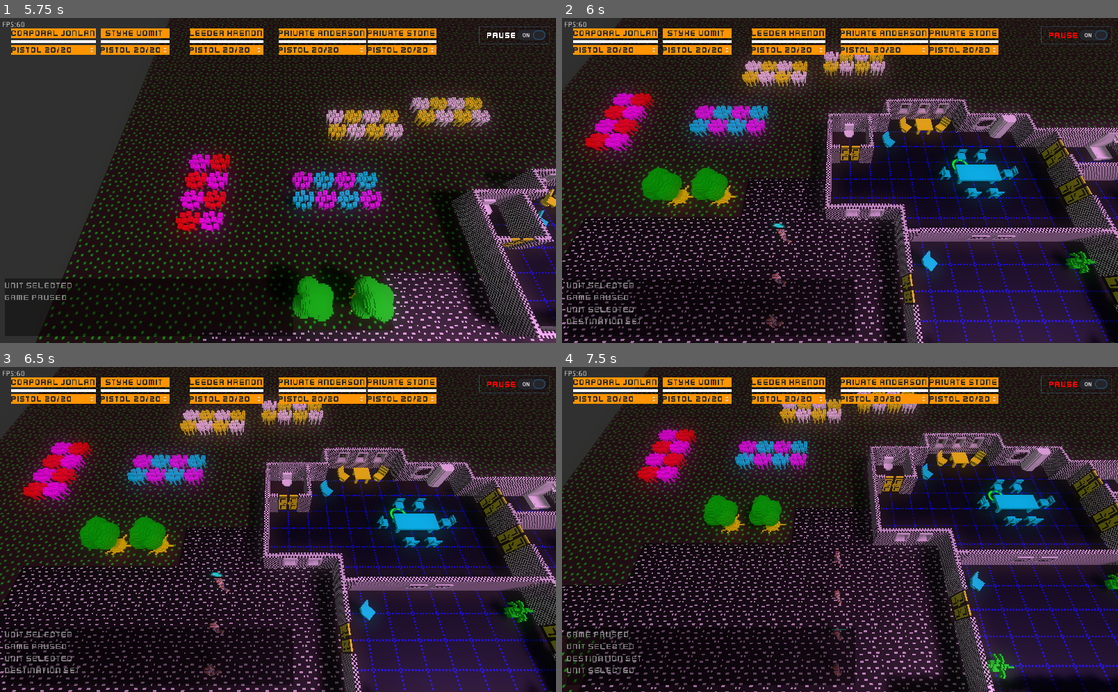
Above: before the commit, frames 1-4 (two rows, left to right).
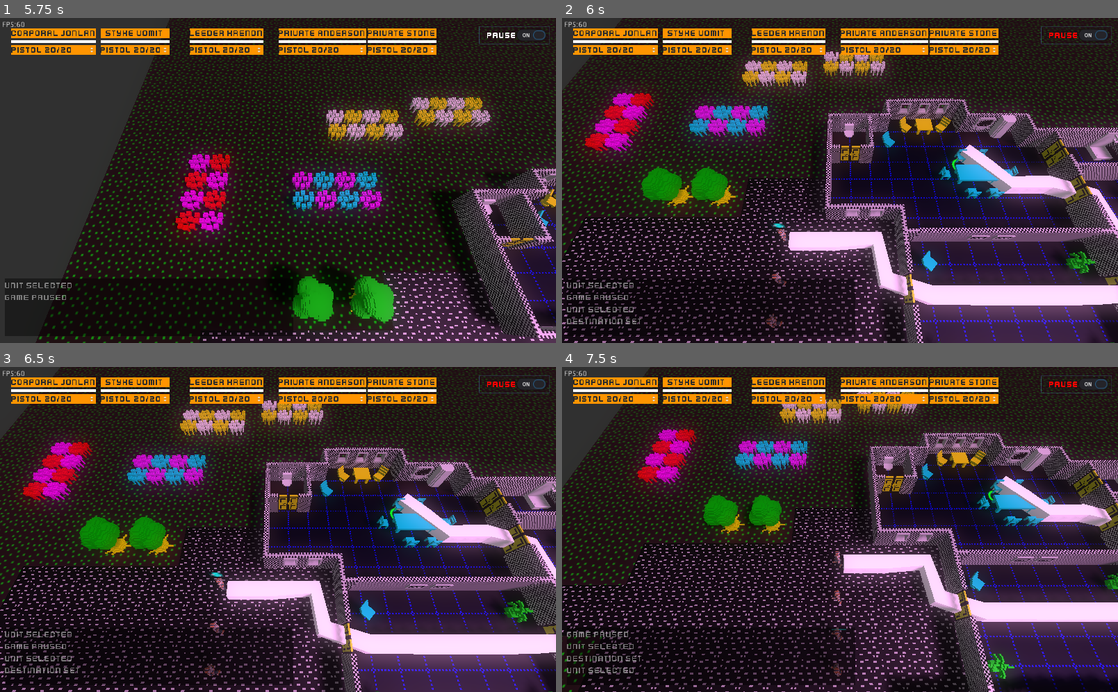
Above: after the commit, the same moments.

Repository: SteveSmith16384/LaserFodder
Game: Godot game, scene res://Main.tscn
Same seed, same stepped clock (60 frames per second), same inputs: the game is played once before the commit and once after it.
Inputs (mouse positions are in pixels of both pictures, inside the frame that each line leads up to):
- Up to frame 1 (5.75 s): click "Pistol 20/20" at 0.5 s; click "Styke Vomit" at 1.25 s; click "Leeder Krenon" at 2 s; click "Private Anderson" at 2.75 s; click "Private Stone" at 3.5 s; click "Corporal Jonlan" at 4.25 s; click "Pause" at 5 s
- Up to frame 2 (6 s): move the mouse to (962, 164) at 5.77 s; hold Right (ui_right) from 5.78 s (still down); tap 1 (unit_1) at 5.85 s; click (962, 164) at 5.92 s
- Up to frame 3 (6.5 s): keep holding Right (ui_right)
- Up to frame 4 (7.5 s): move the mouse to (728, 545) at 6.52 s; release Right (ui_right) at 6.53 s; hold Down (ui_down) 6.53-7.28 s; tap 2 (unit_2) at 6.6 s; move the mouse to (895, 458) at 7.27 s; hold Right (ui_right) from 7.28 s (still down); tap 3 (unit_3) at 7.35 s

Frame 1 is identical in both runs. In frame 2, 9.6% of the frame differs, in the area x 39-100%, y 27-94%; in frame 3, 9.6%; in frame 4, 8.2%.

Commit message:
Shows path

Diff:
--- a/src/CameraController.gd
+++ b/src/CameraController.gd
@@ -18,40 +18,19 @@
 
 	if Input.is_action_pressed("ui_left"):
 		_target_aim.x -= delta * SPEED
-		#self.translation.x += delta * SPEED
-		#angle -= delta * SPEED
 		pass
 	elif Input.is_action_pressed("ui_right"):
 		_target_aim.x += delta * SPEED
-		#self.translation.x -= delta * SPEED
-		#angle += delta * SPEED
 		pass
 
 	if Input.is_action_pressed("ui_up"):
 		_target_aim.z -= delta * SPEED
-#		distance -= delta * SPEED
-#		#self.translation.z += delta * SPEED
 	elif Input.is_action_pressed("ui_down"):
 		_target_aim.z += delta * SPEED
-#		#self.translation.z -= delta * SPEED
-#		distance += delta * SPEED
 
-#	if angle < 0:
-#		angle += PI*2
-#	elif angle > PI*2:
-#		angle -= PI*2
-	#print("Angle=" + str(angle))
-
-#	var x = cos(angle) * distance
-#	var z = sin(angle) * distance
 	self.translation.x = current_aim.x# + x
 	self.translation.y = height
 	self.translation.z = current_aim.z+5# + z
-
-#	$Camera.look_at(current_aim, Vector3.UP)
-
-#	var dir:Vector3 = self.global_translation - current_aim
-#	$RayCast.cast_to = dir
 	pass
 
 
--- a/src/CarriedDroidLaser.tscn
+++ b/src/CarriedDroidLaser.tscn
@@ -7,6 +7,7 @@
 [node name="CarriedDroidLaser" type="Node"]
 
 [node name="IsGun" parent="." instance=ExtResource( 1 )]
+reload_time_millis = 700.0
 damage = 50.0
 burst_size = 1
 max_ammo = 99
--- a/src/FiredRocket.gd
+++ b/src/FiredRocket.gd
@@ -5,6 +5,7 @@
 
 var is_gun
 var shooter:Spatial
+var time_until_explode :float = 5.0
 
 func _ready():
 	if shooter == null:
@@ -21,6 +22,11 @@
 	if Globals.game_paused:
 		return
 
+	time_until_explode -= delta
+	if time_until_explode <= 0:
+		queue_free()
+		return
+
 	var dir = global_transform.basis.z * delta * -1 * SPEED
 	var col : KinematicCollision = move_and_collide(dir)
 	if col:
@@ -28,9 +34,3 @@
 			EventBus.explosion(self.global_translation, 7, 75)
 			queue_free()
 	pass
-
-
-func _on_RemoveTimer_timeout():
-	# todo - pause!
-	queue_free()
-	pass
--- a/src/FiredRocket.tscn
+++ b/src/FiredRocket.tscn
@@ -28,12 +28,5 @@
 transform = Transform( 1, 0, 0, 0, 1, 0, 0, 0, 1, 0, 0.647828, -2.83175e-08 )
 mesh = SubResource( 3 )
 
-[node name="RemoveTimer" type="Timer" parent="."]
-wait_time = 5.0
-one_shot = true
-autostart = true
-
 [node name="CollisionShape" type="CollisionShape" parent="."]
 shape = SubResource( 2 )
-
-[connection signal="timeout" from="RemoveTimer" to="." method="_on_RemoveTimer_timeout"]
--- a/src/GameScene.gd
+++ b/src/GameScene.gd
@@ -19,6 +19,8 @@
 
 	var players = get_tree().get_nodes_in_group("player")
 	_on_player_selected(players[0])
+
+	$CameraController.set_target_aim(selected_unit.global_translation)
 	pass
 
 
--- a/src/GameScene.tscn
+++ b/src/GameScene.tscn
@@ -47,5 +47,17 @@
 
 [node name="SternersHouse" parent="." instance=ExtResource( 1 )]
 
+[node name="CSGPolygon" type="CSGPolygon" parent="."]
+mode = 2
+path_node = NodePath("")
+path_interval_type = 0
+path_interval = 1.0
+path_simplify_angle = 0.0
+path_rotation = 2
+path_local = false
+path_continuous_u = true
+path_u_distance = 1.0
+path_joined = false
+
 [connection signal="pause_changed" from="GameUI" to="." method="_on_GameUI_pause_changed"]
 [connection signal="player_selected" from="GameUI" to="." method="_on_UI_player_selected"]
--- a/src/GenerateAStar.gd
+++ b/src/GenerateAStar.gd
@@ -36,7 +36,7 @@
 
 			if x > sx:
 				# Check West
-				var can_see = can_see_point(Vector3(-sq_size, 0, 0))
+				var can_see = _can_see_point(Vector3(-sq_size, 0, 0))
 				if can_see == null:
 					astar.connect_points(pointid, pointid - 1)
 #					if pointid == 488:
@@ -47,7 +47,7 @@
 
 			# Check North
 			if z > sz:
-				var can_see = can_see_point(Vector3(0, 0, -sq_size))
+				var can_see = _can_see_point(Vector3(0, 0, -sq_size))
 				if can_see == null:
 					astar.connect_points(pointid, pointid - points_per_row)
 				else:
@@ -60,12 +60,10 @@
 		z += sq_size
 
 	Globals.astar = astar
-
-	#var path = astar.get_point_path(1, 5+points_per_row)
 	pass
 
 
-func can_see_point(point:Vector3):
+func _can_see_point(point:Vector3):
 	#self.enabled = true
 	$RayCast.cast_to = point
 	$RayCast.cast_to.y = 0
--- a/src/Globals.gd
+++ b/src/Globals.gd
@@ -13,7 +13,7 @@
 var rnd : RandomNumberGenerator
 var game_paused = false
 
-var to_remove = [] # Hack!
+#var to_remove = [] # Hack!
 
 
 func _ready():
--- a/src/PlayerUnit.gd
+++ b/src/PlayerUnit.gd
@@ -11,6 +11,9 @@
 signal equipment_changed2
 
 onready var model = $Rotator/Spacesuit
+
+onready var csgpolygon = $CSGPolygon
+var curve: Curve3D# Path
 
 func _ready():
 	var pistol = carriedpistol_class.instance()#rocketlauncher_class.instance()#
@@ -27,10 +30,16 @@
 
 	call_deferred("emit_signal", "health_changed")
 	call_deferred("emit_signal", "equipment_changed2")
+
+#	csgpolygon = CSGPolygon.new()
+#	csgpolygon.mode = CSGPolygon.MODE_PATH
+#	get_parent().add_child(csgpolygon)
+	self.remove_child(csgpolygon)
+	get_parent().call_deferred("add_child", csgpolygon)
 	pass
 
 
-func set_target(enemy:KinematicBody): # todo - inline
+func set_target(enemy:KinematicBody):
 	$CanUseItem.current_target = enemy
 	pass
 
@@ -109,3 +118,16 @@
 func emit_signal_equipment_changed():
 	emit_signal("equipment_changed2")
 	pass
+
+
+func set_path():
+	var can_move:CanMove = get_node("CanMove")
+	curve = Curve3D.new()
+	for p in can_move.route_points:
+		p.y = 0.2
+		curve.add_point(p)
+
+	#var path:Path = Path.new()
+	$Path.curve = curve
+	csgpolygon.path_node = $Path.get_path()
+	pass
--- a/src/PlayerUnit.tscn
+++ b/src/PlayerUnit.tscn
@@ -21,6 +21,14 @@
 [sub_resource type="DynamicFont" id=2]
 size = 64
 font_data = ExtResource( 11 )
+
+[sub_resource type="SpatialMaterial" id=3]
+
+[sub_resource type="Curve3D" id=4]
+_data = {
+"points": PoolVector3Array(  ),
+"tilts": PoolRealArray(  )
+}
 
 [node name="PlayerUnit" type="KinematicBody"]
 collision_layer = 9
@@ -71,6 +79,22 @@
 
 [node name="UnitData" parent="." instance=ExtResource( 14 )]
 
+[node name="CSGPolygon" type="CSGPolygon" parent="."]
+mode = 2
+path_node = NodePath("")
+path_interval_type = 0
+path_interval = 3.0
+path_simplify_angle = 0.0
+path_rotation = 2
+path_local = true
+path_continuous_u = true
+path_u_distance = 1.0
+path_joined = false
+material = SubResource( 3 )
+
+[node name="Path" type="Path" parent="."]
+curve = SubResource( 4 )
+
 [connection signal="input_event" from="." to="." method="_on_PlayerUnit_input_event"]
 [connection signal="killed" from="UnitData" to="." method="_on_UnitData_killed"]
 [connection signal="shot" from="UnitData" to="." method="_on_UnitData_shot"]
--- a/src/SternersHouse.tscn
+++ b/src/SternersHouse.tscn
@@ -2061,25 +2061,25 @@
 transform = Transform( 1, 0, 0, 0, 1, 0, 0, 0, 1, 9.6, 0, 3.2 )
 
 [node name="DroidStartPosition2" type="Spatial" parent="DroidStartPositions"]
-transform = Transform( 1, 0, 0, 0, 1, 0, 0, 0, 1, 8, 0, -6.4 )
+transform = Transform( 1, 0, 0, 0, 1, 0, 0, 0, 1, 1.63605, 0, -4.44441 )
 
 [node name="DroidStartPosition3" type="Spatial" parent="DroidStartPositions"]
-transform = Transform( 1, 0, 0, 0, 1, 0, 0, 0, 1, 46.4, 0, -3.2 )
+transform = Transform( 1, 0, 0, 0, 1, 0, 0, 0, 1, 45.3291, 0, -3.2 )
 
 [node name="DroidStartPosition4" type="Spatial" parent="DroidStartPositions"]
 transform = Transform( 1, 0, 0, 0, 1, 0, 0, 0, 1, 46.4, 0, 1.6 )
 
 [node name="DroidStartPosition5" type="Spatial" parent="DroidStartPositions"]
-transform = Transform( 1, 0, 0, 0, 1, 0, 0, 0, 1, 22.4, 0, 19.2 )
+transform = Transform( 1, 0, 0, 0, 1, 0, 0, 0, 1, 21.037, 0, 19.2 )
 
 [node name="DroidStartPosition6" type="Spatial" parent="DroidStartPositions"]
 transform = Transform( 1, 0, 0, 0, 1, 0, 0, 0, 1, 8, 0, 19.2 )
 
 [node name="DroidStartPosition7" type="Spatial" parent="DroidStartPositions"]
-transform = Transform( 1, 0, 0, 0, 1, 0, 0, 0, 1, 14.4, 0, 12.8 )
+transform = Transform( 1, 0, 0, 0, 1, 0, 0, 0, 1, 18.8786, 0, 11.3276 )
 
 [node name="DroidStartPosition8" type="Spatial" parent="DroidStartPositions"]
-transform = Transform( 1, 0, 0, 0, 1, 0, 0, 0, 1, 22.4, 0, -1.6 )
+transform = Transform( 1, 0, 0, 0, 1, 0, 0, 0, 1, 27.308, 0, -1.6 )
 
 [node name="DroidStartPosition9" type="Spatial" parent="DroidStartPositions"]
 transform = Transform( 1, 0, 0, 0, 1, 0, 0, 0, 1, 28.8, 0, 3.2 )
--- a/src/ThrownGrenade.gd
+++ b/src/ThrownGrenade.gd
@@ -2,6 +2,8 @@
 
 var radius: float
 var damage: float
+
+var time_until_explode :float = 5.0
 
 func init(rad:float, dmg: float):
 	radius = rad
@@ -9,8 +11,12 @@
 	pass
 
 
-func _on_ExplodeTimer_timeout():
-	# todo - pause
-	EventBus.explosion(self.global_translation, radius, damage)
-	self.queue_free()
-	pass
+func _physics_process(delta):
+	if Globals.game_paused:
+		return
+
+	time_until_explode -= delta
+	if time_until_explode <= 0:
+		EventBus.explosion(self.global_translation, radius, damage)
+		queue_free()
+		return
--- a/src/ThrownGrenade.tscn
+++ b/src/ThrownGrenade.tscn
@@ -30,10 +30,3 @@
 [node name="MeshInstance" type="MeshInstance" parent="."]
 mesh = SubResource( 2 )
 material/0 = SubResource( 3 )
-
-[node name="ExplodeTimer" type="Timer" parent="."]
-wait_time = 4.0
-one_shot = true
-autostart = true
-
-[connection signal="timeout" from="ExplodeTimer" to="." method="_on_ExplodeTimer_timeout"]
--- a/src/UI/UICarriedIcon.gd
+++ /dev/null
@@ -1,14 +0,0 @@
-extends Control # todo - delete?
-
-func init(item):
-	var is_item = item.get_node("IsItem")
-	$VBoxContainer/Name.text = is_item.item_name
-	var is_gun = item.find_node("IsGun", false)
-	if is_gun:
-		$VBoxContainer/AmmoProgressBar.max_value = is_gun.max_ammo
-		$VBoxContainer/AmmoProgressBar.value = is_gun.get_ammo()
-		$VBoxContainer/Name.text += " " + str(is_gun.get_ammo()) + "/" + str(is_gun.max_ammo)
-		pass
-	else:
-		$VBoxContainer/AmmoProgressBar.visible = false
-	pass
--- a/src/UI/UICarriedIcon.tscn
+++ b/src/UI/UICarriedIcon.tscn
@@ -1,12 +1,29 @@
 [gd_scene load_steps=3 format=2]
 
-[ext_resource path="res://UI/UICarriedIcon.gd" type="Script" id=1]
 [ext_resource path="res://items_theme.tres" type="Theme" id=2]
+
+[sub_resource type="GDScript" id=1]
+script/source = "extends Control # todo - delete?
+
+func init(item):
+	var is_item = item.get_node(\"IsItem\")
+	$VBoxContainer/Name.text = is_item.item_name
+	var is_gun = item.find_node(\"IsGun\", false)
+	if is_gun:
+		$VBoxContainer/AmmoProgressBar.max_value = is_gun.max_ammo
+		$VBoxContainer/AmmoProgressBar.value = is_gun.get_ammo()
+		$VBoxContainer/Name.text += \" \" + str(is_gun.get_ammo()) + \"/\" + str(is_gun.max_ammo)
+		pass
+	else:
+		$VBoxContainer/AmmoProgressBar.visible = false
+	pass
+
+"
 
 [node name="UIWeaponIcon" type="Control"]
 margin_right = 40.0
 margin_bottom = 40.0
-script = ExtResource( 1 )
+script = SubResource( 1 )
 
 [node name="VBoxContainer" type="VBoxContainer" parent="."]
 margin_right = 40.0
--- a/src/UI/UnitUIControl.gd
+++ b/src/UI/UnitUIControl.gd
@@ -1,6 +1,4 @@
 extends Control
-
-#var carriedicon_class = preload("res://UI/UICarriedIcon.tscn")
 
 signal player_selected
 
--- a/src/components/CanMove.gd
+++ b/src/components/CanMove.gd
@@ -10,10 +10,11 @@
 
 var has_destination = false
 var route_points : PoolVector3Array
-var route_ids # todo - remove
+#var route_ids # todo - for debugging - remove
 var route_index = 0
 var pause_for : float = 0
 var dest_arrow: Spatial
+var path: Curve
 
 func _ready():
 	if show_destination:
@@ -32,7 +33,8 @@
 	if can_move.route_points.size() > 0:
 		can_move.route_points.push_back(pos) # Add point clicked!
 
-		can_move.route_ids = Globals.astar.get_id_path(start_point, end_point)
+		# For debbugging:
+		#can_move.route_ids = Globals.astar.get_id_path(start_point, end_point)
 
 		can_move.route_index = 0
 		if can_move.route_points.size() > 1:
@@ -43,6 +45,9 @@
 			can_move.dest_arrow.visible = true
 			can_move.dest_arrow.translation = pos
 			can_move.dest_arrow.translation.y = .01
+
+		if can_move.show_destination:
+			player.set_path()
 
 		if Globals.SHOW_ASTAR_ROUTE:
 			for t in Globals.to_remove:
Not shown: 1 places in src/PlayerUnit.tscn that only renumber resources
